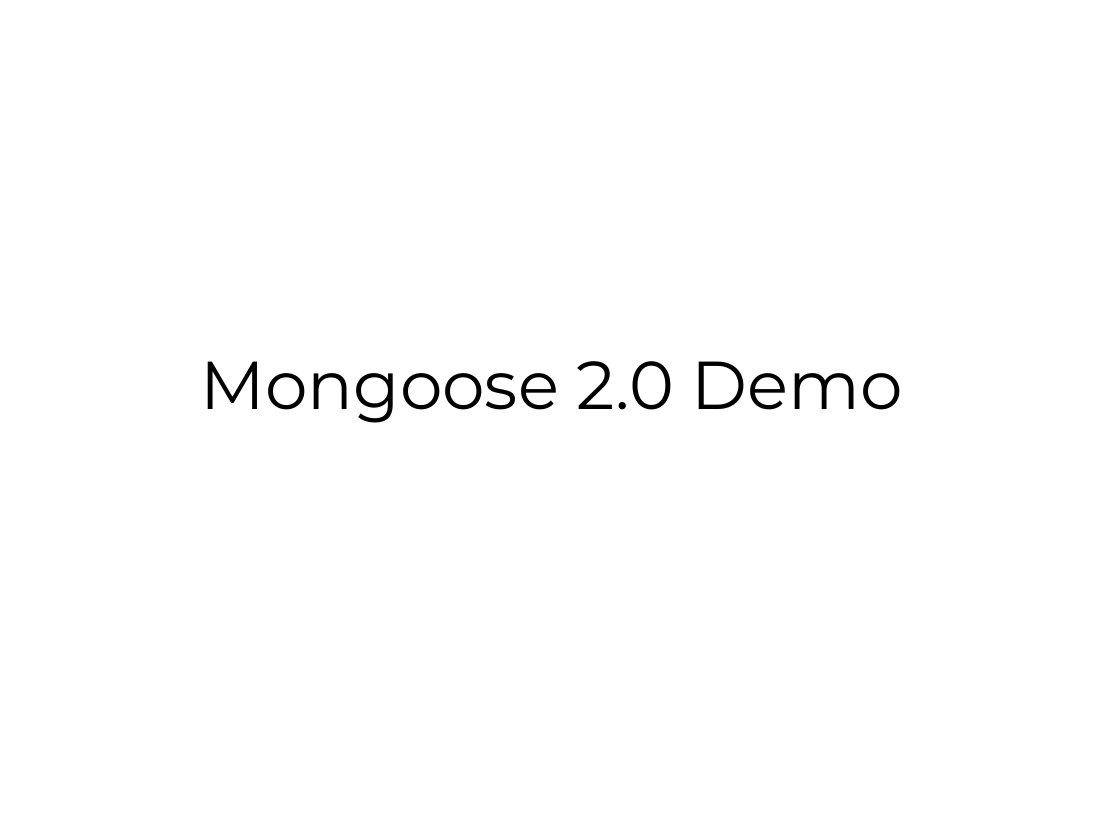
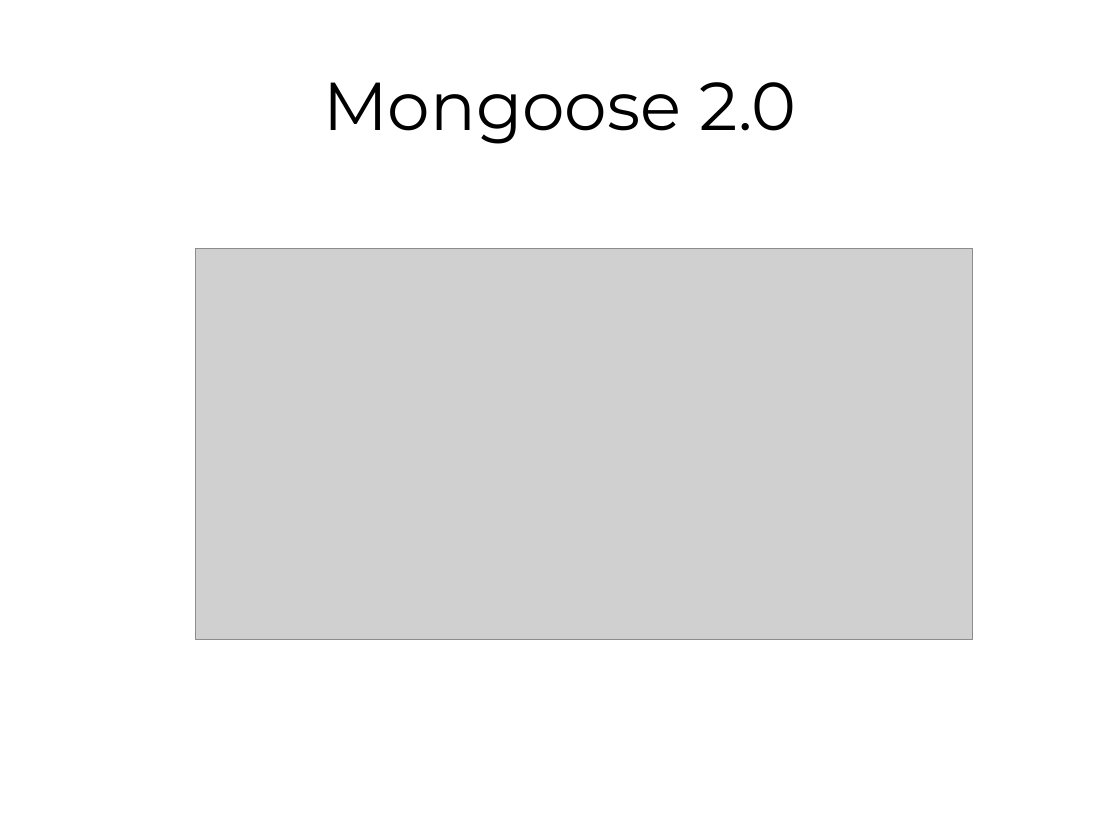
Before and after one commit to emc-mongoose/mongoose, a slide deck: slide 1 of doc/mongoosev2.odp. Drawn at 1120x840 pixels with LibreOffice and Linux fonts; fonts in the diff are those of the drawing; grey boxes stand for pictures. Boxes give left, top, right and bottom in pixels: in the first picture for what was removed or moved away, otherwise in the second. Text is boxed around its words. In the diff, an @@ line names an element or a change of style, - is before the commit and + after.

```diff
--- a/doc/mongoosev2.odp
+++ b/doc/mongoosev2.odp
@@ title at (x1=323, y1=82, x2=797, y2=144): text changed @@
-Mongoose 2.0 Demo
+Mongoose 2.0
@@ picture added at (x1=195, y1=249, x2=973, y2=640) @@
```
Also in this commit, not shown: 2 other slides changed, 15 slides added, 1 slide removed.
